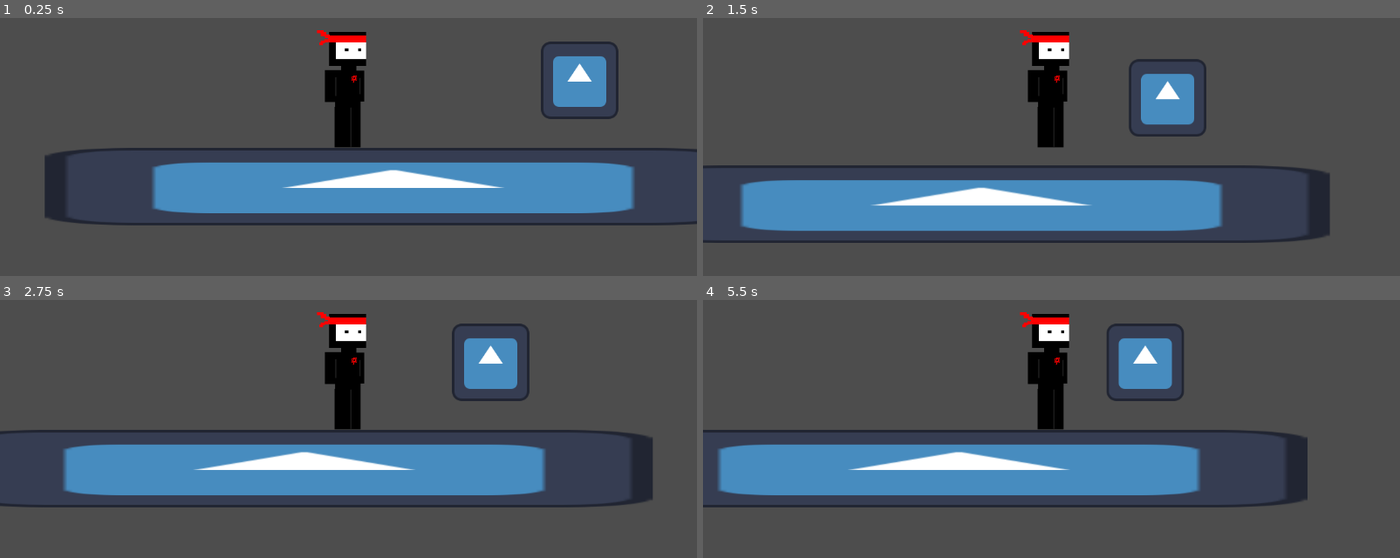
Above: before the commit, frames 1-4 (two rows, left to right).
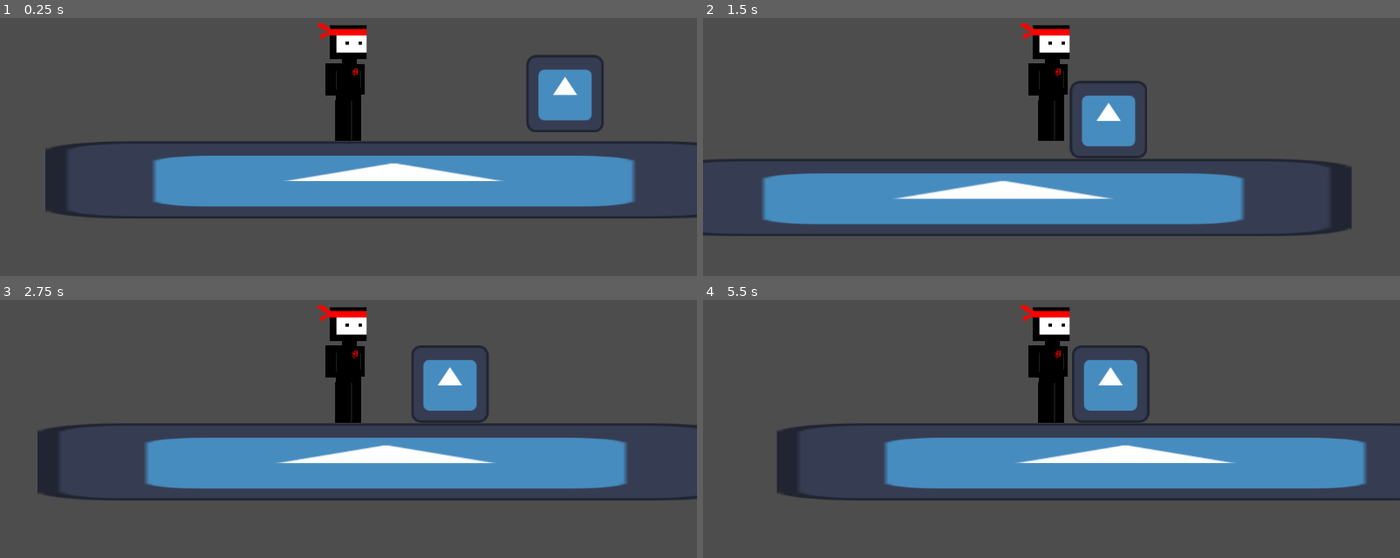
Above: after the commit, the same moments.

Repository: Craua4/craua4
Game: Godot game, scene res://main.tscn
Two runs of this game, one before a commit and one after it. Both use one fixed random seed, a clock stepped at 60 frames per second and the inputs below. The engine's default icon, where the game draws it, is replaced by a stand-in: a white triangle on a blue panel in a dark square.
Inputs:
- Up to frame 1 (0.25 s): no input
- Up to frame 2 (1.5 s): hold D (move_right) from 0.53 s (still down); tap Space (jump) at 0.77 s
- Up to frame 3 (2.75 s): tap Space (jump) at 1.52 s; release D (move_right) at 2.03 s; hold A (move_left) from 2.03 s (still down)
- Up to frame 4 (5.5 s): release A (move_left) at 2.78 s; hold D (move_right) 2.78-4.28 s; tap Space (jump) at 3.02, 3.77, 4.52 s; hold A (move_left) 4.28-5.03 s; hold D (move_right) from 5.03 s (still down)

The runs differ from the first frame. In frame 1, 12% of the frame differs, in the area x 6-100%, y 2-81%; in frame 2, 16%; in frame 3, 19%; in frame 4, 22%, in the area x 0-100%, y 2-81%.

Commit message:
06/10
burp

Diff:
--- a/language_leaper/character.gd
+++ b/language_leaper/character.gd
@@ -7,6 +7,18 @@
 const jump_force = -400
 const gravity = 1000
 
+var health := 3   # ":" é usado para definir como int automaticamente
+
+func _ready():
+	$hud/texto.text = "Health: " + str(health)
+
+func take_damage():
+	health -= 1
+	$hud/texto.text = "Health: " + str(health)
+	if health <= 0:
+		get_tree().reload_current_scene()  # restart the level
+
+# A cada atualização da física, calcula o que o personagem deve fazer
 func _physics_process(delta: float):
 
 	var dir = Input.get_axis("move_left", "move_right")
--- a/language_leaper/character.tscn
+++ b/language_leaper/character.tscn
@@ -7,6 +7,7 @@
 size = Vector2(34.5, 97.5)
 
 [node name="Character" type="Node2D"]
+metadata/_edit_horizontal_guides_ = [-246.0, -224.0]
 
 [node name="CharacterBody2D" type="CharacterBody2D" parent="."]
 script = ExtResource("1_pjt0s")
@@ -20,3 +21,14 @@
 texture = ExtResource("2_pjt0s")
 
 [node name="Camera2D" type="Camera2D" parent="CharacterBody2D"]
+position = Vector2(-1, 11)
+
+[node name="hud" type="CanvasLayer" parent="CharacterBody2D"]
+layer = 3
+
+[node name="texto" type="Label" parent="CharacterBody2D/hud"]
+offset_left = -57.0
+offset_top = -165.0
+offset_right = 21.0
+offset_bottom = -129.0
+text = "Health: 3"
--- a/language_leaper/enemy.gd
+++ b/language_leaper/enemy.gd
@@ -1,35 +1,76 @@
+#extends CharacterBody2D
+#
+#var gravity = 1000
+#@onready var sprite = $Sprite2D
+#var direction = -1
+#var facing = -1
+#var speed = 100
+#var health = 1
+#@onready var player = get_node("../../Character")
+#
+#func _physics_process(delta):
+	#velocity.x = direction * speed
+	#velocity.y += gravity * delta
+#
+#func set_facing(new_direction):
+	#
+	#if new_direction == 0:
+		#return
+	#
+	#facing = new_direction
+	#sprite.flip_h = facing == 1
+#
+#func face_player():
+	#if not is_instance_valid(player):
+		#return
+	#if player.global_position.x < global_position.x:
+		#set_facing(-1)
+	#elif player.global_position.x > global_position.x:
+		#set_facing(1)
+#
+#func take_damage():
+	#health -= -1
+	#
+	#if health <= 0:
+		#queue_free()
+
 extends CharacterBody2D
 
-var gravity = 1000
+const gravity = 1000
+const speed = 100
+
 @onready var sprite = $Sprite2D
-var direction = -1
+# The real moving body is the CharacterBody2D inside the Character scene
+@onready var player = get_node("../../Character/CharacterBody2D")
+
 var facing = -1
-var speed = 100
 var health = 1
-@onready var player = get_node("../../Character")
 
 func _physics_process(delta):
-	velocity.x = direction * speed
 	velocity.y += gravity * delta
 
+	var direction = get_direction_to_player()
+	velocity.x = direction * speed
+	set_facing(direction)
+
+	move_and_slide()
+
+func get_direction_to_player() -> int:
+	if not is_instance_valid(player):
+		return 0
+	var dx = player.global_position.x - global_position.x
+	# Dead zone so it doesn't jitter when it's right on top of you
+	if abs(dx) < 5:
+		return 0
+	return sign(dx)
+
 func set_facing(new_direction):
-
 	if new_direction == 0:
 		return
-
 	facing = new_direction
 	sprite.flip_h = facing == 1
 
-func face_player():
-	if not is_instance_valid(player):
-		return
-	if player.global_position.x < global_position.x:
-		set_facing(-1)
-	elif player.global_position.x > global_position.x:
-		set_facing(1)
-
 func take_damage():
-	health -= -1
-
+	health -= 1
 	if health <= 0:
 		queue_free()
--- /dev/null
+++ b/language_leaper/player_attack.tscn
@@ -0,0 +1,12 @@
+[gd_scene load_steps=2 format=3 uid="uid://cg62y6ll5d7ql"]
+
+[sub_resource type="RectangleShape2D" id="RectangleShape2D_m1mjt"]
+
+[node name="PlayerAttack" type="Node2D"]
+
+[node name="Area2D" type="Area2D" parent="."]
+
+[node name="CollisionShape2D" type="CollisionShape2D" parent="Area2D"]
+shape = SubResource("RectangleShape2D_m1mjt")
+
+[node name="Sprite2D" type="Sprite2D" parent="."]
--- a/language_leaper/project.godot
+++ b/language_leaper/project.godot
@@ -36,3 +36,8 @@
 "events": [Object(InputEventKey,"resource_local_to_scene":false,"resource_name":"","device":-1,"window_id":0,"alt_press …(191 unchanged characters)…
 ]
 }
+attack={
+"deadzone": 0.2,
+"events": [Object(InputEventKey,"resource_local_to_scene":false,"resource_name":"","device":-1,"window_id":0,"alt_pressed":false,"shift_pressed":false,"ctrl_pressed":false,"meta_pressed":false,"pressed":false,"keycode":0,"physical_keycode":74,"key_label":0,"unicode":106,"location":0,"echo":false,"script":null)
+]
+}
